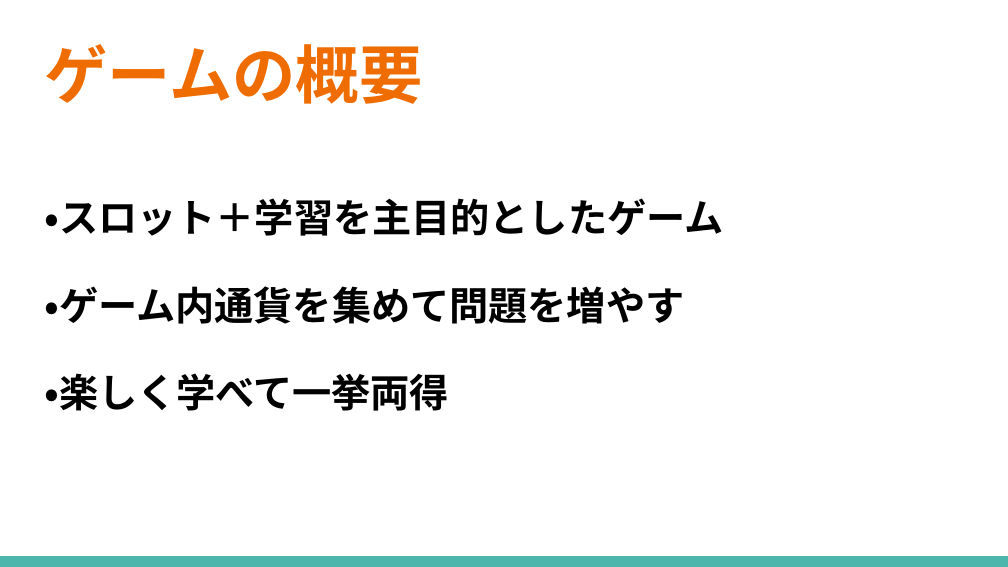
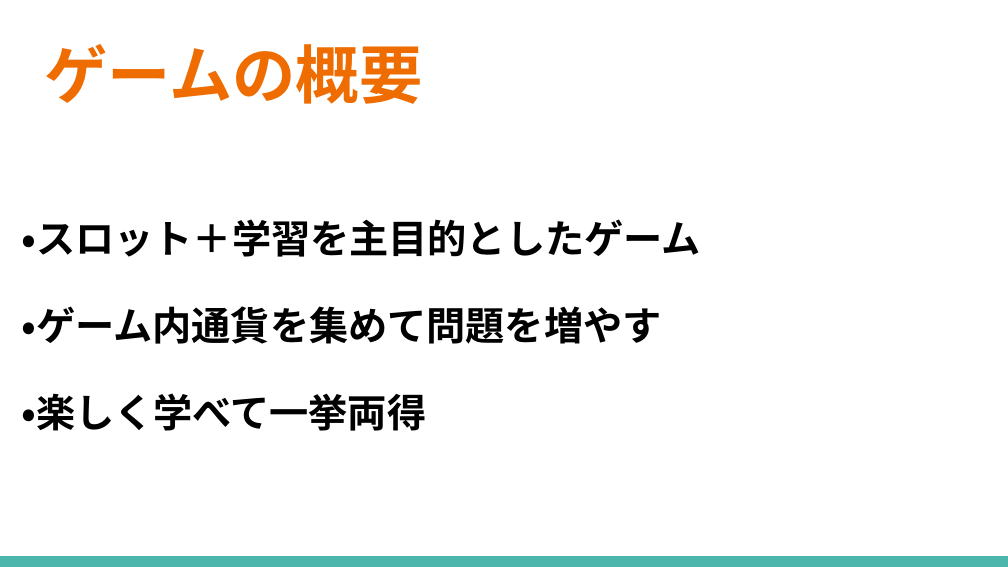
Before and after one commit to ocshasekoki/Treatiseresearch, a slide deck: slide 5 of 卒業研究企画書.pptx. Drawn at 1008x567 pixels with LibreOffice and Linux fonts; fonts in the diff are those of the drawing. Boxes give left, top, right and bottom in pixels: in the first picture for what was removed or moved away, otherwise in the second. Text is boxed around its words. In the diff, an @@ line names an element or a change of style, - is before the commit and + after.

```diff
--- a/卒業研究企画書.pptx
+++ b/卒業研究企画書.pptx
@@ text "・スロット＋学習を主目的としたゲーム": place and size @@
-text "・スロット＋学習を主目的としたゲーム" at bbox=[44, 198, 723, 411]
+text "・スロット＋学習を主目的としたゲーム" at bbox=[22, 219, 701, 431]
@@ text at bbox=[22, 393, 427, 431]: less space between paragraphs @@
```
Also in this commit, not shown: 5 other slides changed, 2 slides added, 1 slide removed.
